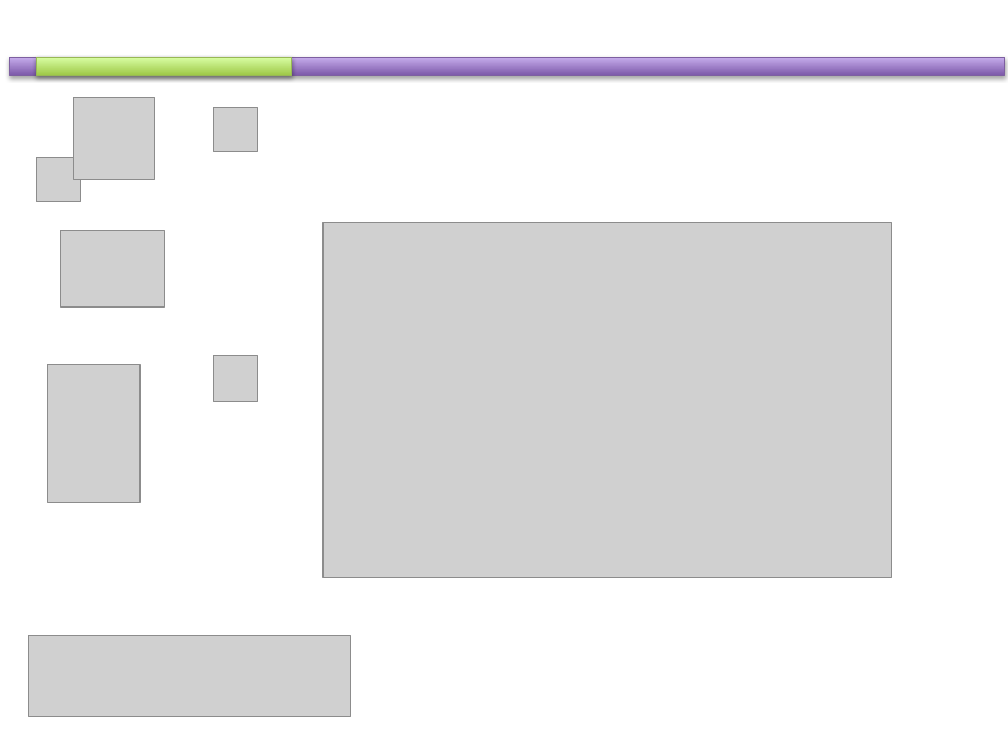
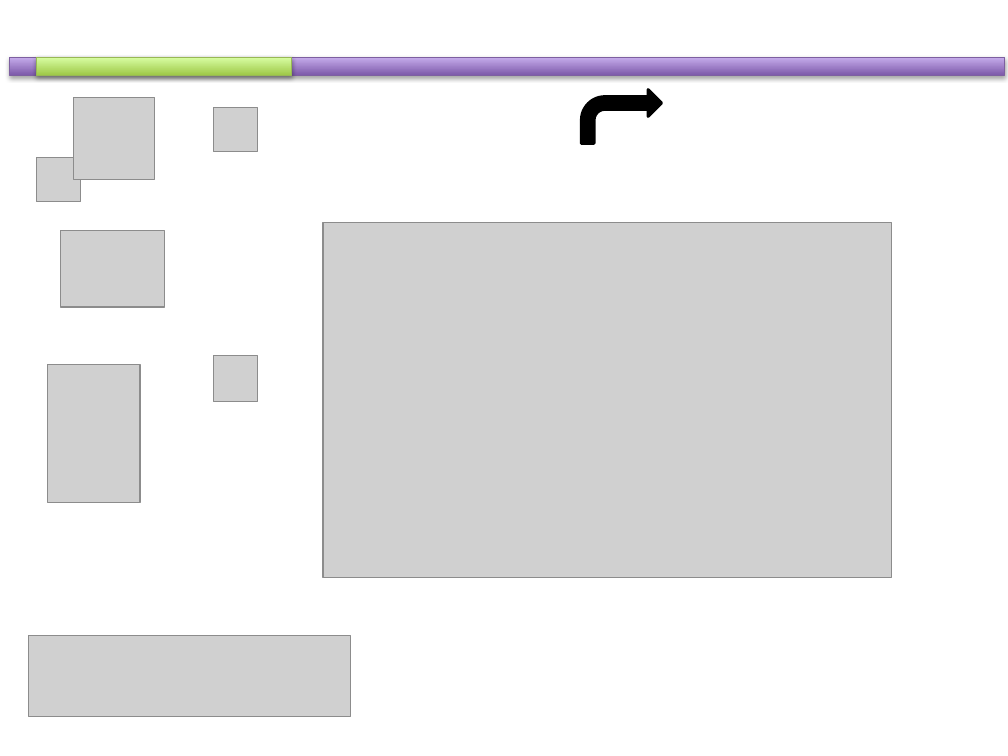
Before and after one commit to etayki/heyDude, a slide deck: slide 4 of GraphicDesign.pptx. Drawn at 1008x756 pixels with LibreOffice and Linux fonts; fonts in the diff are those of the drawing; grey boxes stand for pictures. Boxes give left, top, right and bottom in pixels: in the first picture for what was removed or moved away, otherwise in the second. Text is boxed around its words. In the diff, an @@ line names an element or a change of style, - is before the commit and + after.

```diff
--- a/GraphicDesign.pptx
+++ b/GraphicDesign.pptx
@@ bent arrow added at [582, 90, 662, 143], fill #000000, outline #000000 2 pt @@
```
Also in this commit, not shown: 1 other slide changed, 1 other file.
